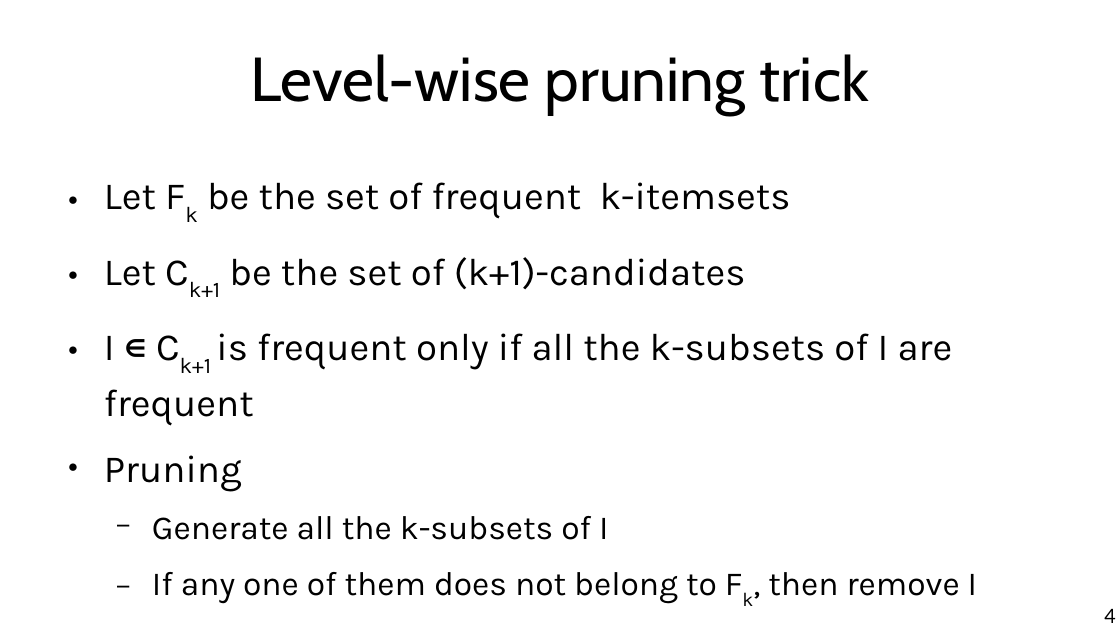
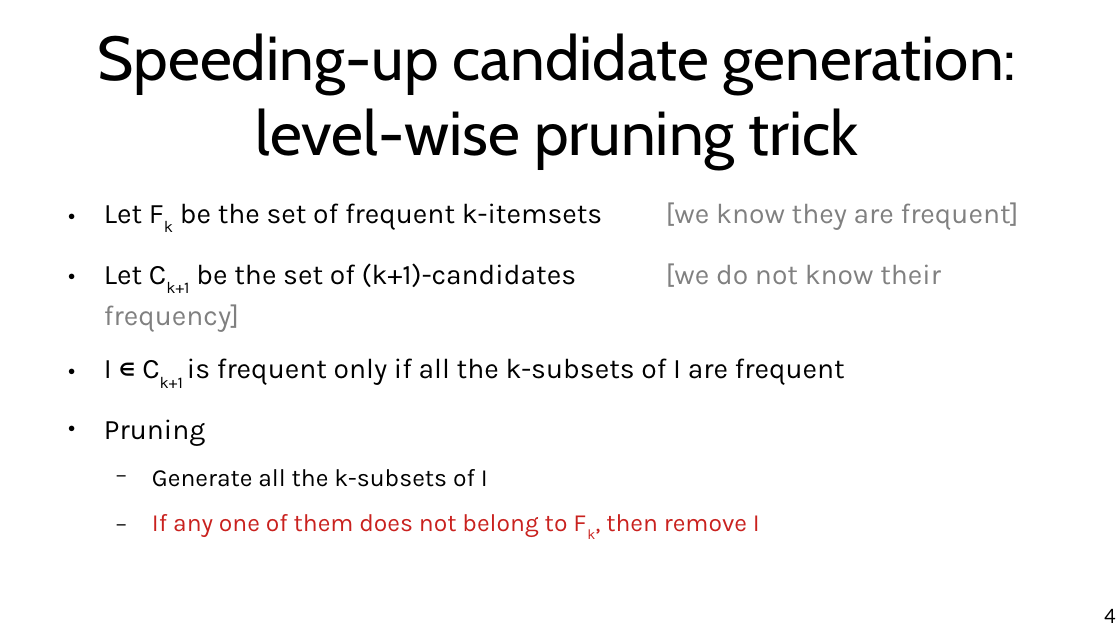
Before and after one commit to marco-calautti/data-mining-course, a slide deck: slide 4 of theory/odp/tt14_improved_rules_mining.odp. Drawn at 1120x630 pixels with LibreOffice and Linux fonts; fonts in the diff are those of the drawing. Boxes give left, top, right and bottom in pixels: in the first picture for what was removed or moved away, otherwise in the second. Text is boxed around its words. In the diff, an @@ line names an element or a change of style, - is before the commit and + after.

```diff
--- a/theory/odp/tt14_improved_rules_mining.odp
+++ b/theory/odp/tt14_improved_rules_mining.odp
@@ title at [98,33,1016,169]: text changed @@
-Level-wise pruning trick
+Speeding-up candidate generation:
+level-wise pruning trick
@@ text "Let Fk be the set ...": place and size @@
-text "Let Fk be the set ..." at [104,182,977,604]
+text "Let Fk be the set ..." at [104,202,1019,537]
@@ text at [104,202,1019,293]: text changed; size 27.2 to 20 pt @@
-● Let Fk be the set of frequent k-itemsets
-● Let Ck+1 be the set of (k+1)-candidates
+● Let Fk be the set of frequent k-itemsets [we know they are frequent]
+● Let Ck+1 be the set of (k+1)-candidates [we do not know their frequency]
@@ text at [104,358,845,537]: size 27.2 to 20 pt in "I ∊ Ck+1 is frequent only if ...", "Pruning"; size 23.8 to 17.5 pt in "Generate all the k-subsets of I", "If any one of them does not ..."; text colour #000000 to #C9211E in "If any one of them does not ..." @@
```
Also in this commit, not shown: 10 other slides changed, 2 slides added, 6 other files.
